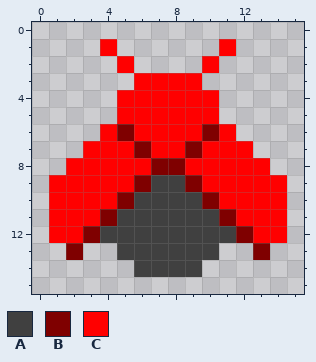
Pixel-art sprite: res/Firefly16-1.png. The first picture shows the starting point.
The file is 16x16 pixels.
Palette (. is transparent): A #404040  B #7f0000  C #ff0000
Pixels before, first column x 1:
 1 ...C......C...
 2 ....C....C....
 3 .....CCCC.....
 4 ....CCCCCC....
 5 ....CCCCCC....
 6 ...CBCCCCBC...
 7 ..CCCBCCBCCC..
 8 .CCCCCBBCCCCC.
 9 CCCCCBAABCCCCC
10 CCCCBAAAABCCCC
11 CCCBAAAAAABCCC
12 CCBAAAAAAAABCC
13 .B..AAAAAA..B.
14 .....AAAA.....
New version:
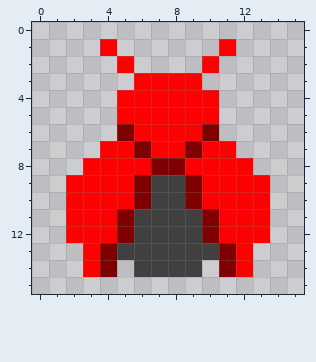
Edits made:
Changed rows in their new state; - is an unchanged pixel.
first column x 1:
 6 ---.------.---
 7 --.--------.--
 8 -.----------.-
 9 .------------.
10 .---CB--BC---.
11 .--CB----BC--.
12 .-CCB----BCC-.
13 -.CB------BC.-
14 --CB------BC--
